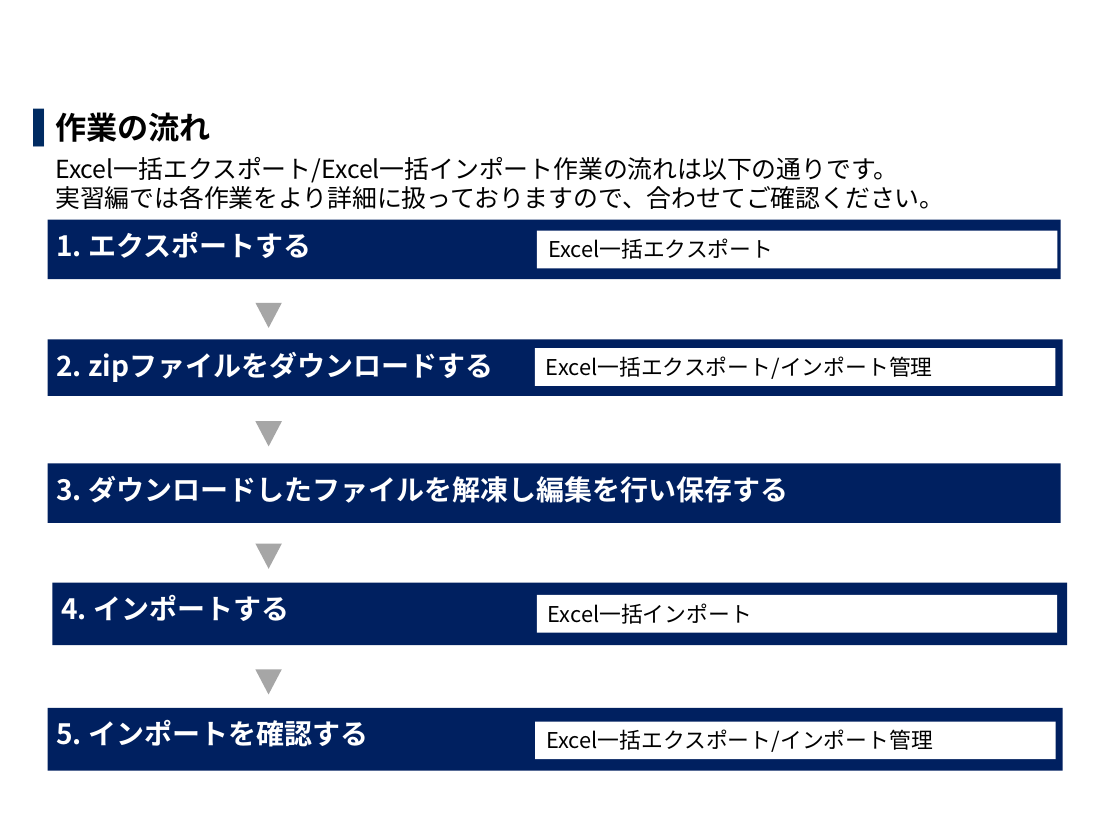
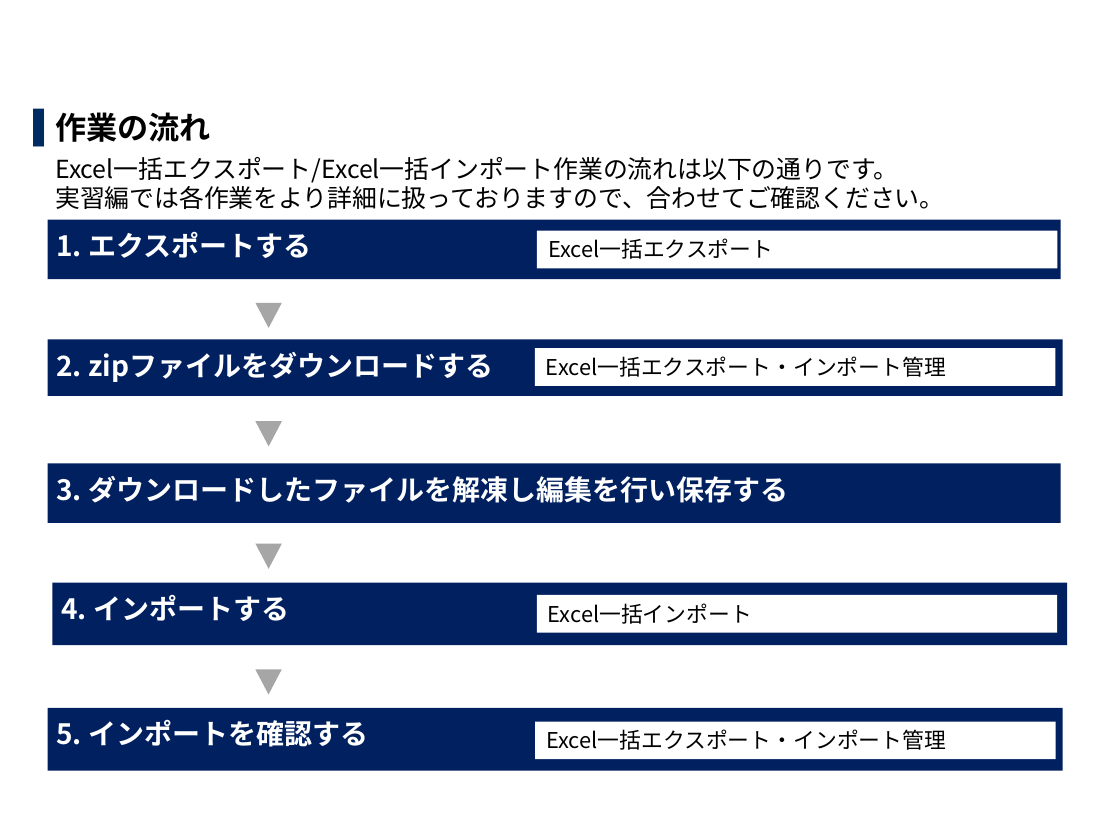
Before and after one commit to exastro-suite/it-automation-docs, a slide deck: slide 18 of asset/Learn_ja/ITA-export-import_classroom_lecture.pptx (slide 15 before the commit). Drawn at 1120x840 pixels with LibreOffice and Linux fonts; fonts in the diff are those of the drawing; background and template pictures are left out. Boxes give left, top, right and bottom in pixels: in the first picture for what was removed or moved away, otherwise in the second. Text is boxed around its words. In the diff, an @@ line names an element or a change of style, - is before the commit and + after.

```diff
--- a/asset/Learn_ja/ITA-export-import_classroom_lecture.pptx
+++ b/asset/Learn_ja/ITA-export-import_classroom_lecture.pptx
@@ text in rectangle at (546, 356, 946, 377): text changed @@
-Excel一括エクスポート/インポート管理
+Excel一括エクスポート・インポート管理
@@ text in rectangle at (546, 729, 946, 750): text changed @@
-Excel一括エクスポート/インポート管理
+Excel一括エクスポート・インポート管理
```
Also in this commit, not shown: 13 other slides changed, 3 slides added, 1 other file.
